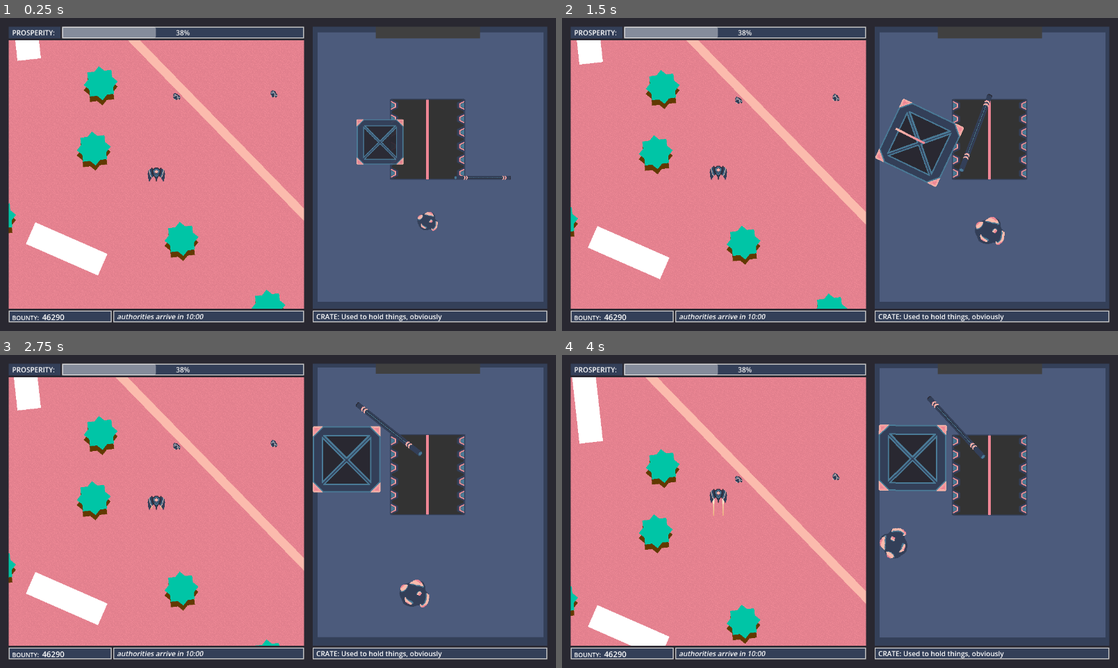
Above: before the commit, frames 1-4 (two rows, left to right).
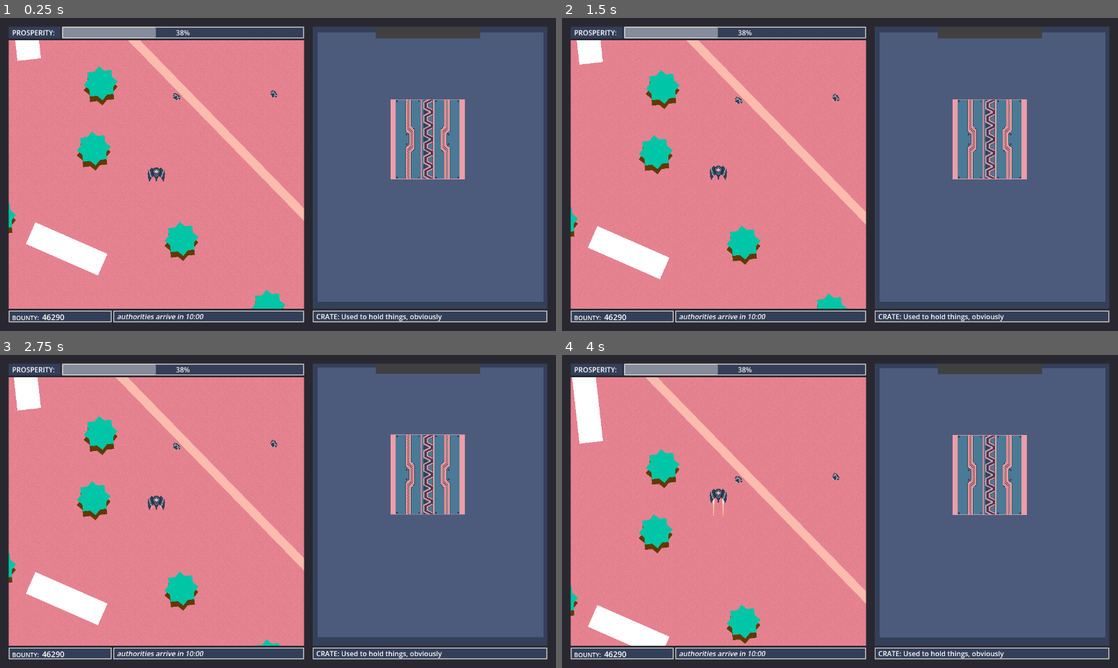
Above: after the commit, the same moments.

Repository: AstralStew/ProjectThornbury
Game: Godot game, scene res://Scenes/level.tscn
The game is run twice, just before and just after one commit, with the same random seed, the same clock (stepped at 60 frames per second) and the same inputs.
Inputs (mouse positions are in pixels of both pictures, inside the frame that each line leads up to):
- Up to frame 1 (0.25 s): no input
- Up to frame 2 (1.5 s): drag from (995, 168) to (834, 93) at 0.52 s; drag from (923, 143) to (834, 96) at 1.27 s
- Up to frame 3 (2.75 s): move the mouse to (400, 445) at 2.02 s; hold D (MoveRight) from 2.03 s (still down); hold Shift (Boost) from 2.03 s (still down); click (400, 445) at 2.17 s
- Up to frame 4 (4 s): release D (MoveRight) at 2.75 s; release Shift (Boost) at 2.75 s; drag from (973, 596) to (739, 445) at 2.77 s; move the mouse to (1006, 558) at 3.52 s; hold A (MoveLeft) from 3.53 s (still down); hold Shift (Boost) from 3.53 s (still down); click (1006, 558) at 3.67 s

The runs differ from the first frame. In frame 1, 4.3% of the frame differs, in the area x 64-92%, y 25-68%; in frame 2, 6.0%; in frame 3, 6.2%; in frame 4, 6.3%, in the area x 56-84%, y 13-66%.

Commit message:
Ship decoupled from other scripts
Btw Chute is broken in this  version

Diff:
--- a/Scenes/InventoryPrefabs/inventory.tscn
+++ b/Scenes/InventoryPrefabs/inventory.tscn
@@ -8,6 +8,7 @@
 [ext_resource type="PackedScene" uid="uid://be2frk3ryyebk" path="res://Scenes/InventoryPrefabs/item_pipe.tscn" id="4_aco8w"]
 [ext_resource type="Script" uid="uid://dw1ch6u6ctwe8" path="res://Scripts/damage_texture.gd" id="5_aco8w"]
 [ext_resource type="Texture2D" uid="uid://c8uceqq350won" path="res://Assets/Images/Hanger/HangerDoor_Frame.png" id="7_toeaj"]
+[ext_resource type="Texture2D" uid="uid://056n6uoorop6" path="res://Assets/Images/Hanger/HangerDoor.png" id="7_v7qpt"]
 [ext_resource type="Script" uid="uid://ba0ppdfg70y3g" path="res://Scripts/HangerCamera.gd" id="10_v7qpt"]
 
 [sub_resource type="Gradient" id="Gradient_v7qpt"]
@@ -105,7 +106,7 @@
 z_index = -1
 position = Vector2(265, 0)
 
-[node name="Background2" type="ColorRect" parent="SubViewportContainer/SubViewport/BackgroundElements" unique_id=2010464744]
+[node name="BackgroundWall" type="ColorRect" parent="SubViewportContainer/SubViewport/BackgroundElements" unique_id=2010464744]
 anchors_preset = 15
 anchor_right = 1.0
 anchor_bottom = 1.0
@@ -118,7 +119,7 @@
 mouse_filter = 2
 color = Color(0.20483068, 0.25032598, 0.3507662, 1)
 
-[node name="Background" type="ColorRect" parent="SubViewportContainer/SubViewport/BackgroundElements" unique_id=676433382]
+[node name="BackgroundFloor1" type="ColorRect" parent="SubViewportContainer/SubViewport/BackgroundElements" unique_id=676433382]
 anchors_preset = 15
 anchor_right = 1.0
 anchor_bottom = 1.0
@@ -131,7 +132,33 @@
 mouse_filter = 2
 color = Color(0.2969033, 0.3585674, 0.48664355, 1)
 
-[node name="Background3" type="ColorRect" parent="SubViewportContainer/SubViewport/BackgroundElements" unique_id=969965782]
+[node name="BackgroundFloorL" type="ColorRect" parent="SubViewportContainer/SubViewport/BackgroundElements" unique_id=972572487]
+anchors_preset = 15
+anchor_right = 1.0
+anchor_bottom = 1.0
+offset_left = -254.0
+offset_top = 163.0
+offset_right = -86.685
+offset_bottom = 348.0
+grow_horizontal = 2
+grow_vertical = 2
+mouse_filter = 2
+color = Color(0.2969033, 0.3585674, 0.48664355, 1)
+
+[node name="BackgroundFloorR" type="ColorRect" parent="SubViewportContainer/SubViewport/BackgroundElements" unique_id=812382015]
+anchors_preset = 15
+anchor_right = 1.0
+anchor_bottom = 1.0
+offset_left = 85.0
+offset_top = 163.0
+offset_right = 252.315
+offset_bottom = 348.0
+grow_horizontal = 2
+grow_vertical = 2
+mouse_filter = 2
+color = Color(0.2969033, 0.3585674, 0.48664355, 1)
+
+[node name="BackgroundDoor" type="ColorRect" parent="SubViewportContainer/SubViewport/BackgroundElements" unique_id=969965782]
 anchors_preset = 15
 anchor_right = 1.0
 anchor_bottom = 1.0
@@ -162,7 +189,7 @@
 
 [node name="Chute" type="Area2D" parent="SubViewportContainer/SubViewport/BackgroundElements" unique_id=1174495063]
 position = Vector2(0, 180)
-rotation = 4.712389
+rotation = -1.5707964
 collision_layer = 1024
 collision_mask = 256
 monitorable = false
@@ -173,11 +200,64 @@
 position = Vector2(-74.99999, -0.49999237)
 shape = SubResource("RectangleShape2D_0n8tc")
 
+[node name="Outside" type="ColorRect" parent="SubViewportContainer/SubViewport/BackgroundElements/Chute" unique_id=2032913877]
+show_behind_parent = true
+anchors_preset = 15
+anchor_right = 1.0
+anchor_bottom = 1.0
+offset_left = -167.0
+offset_top = -86.0
+offset_right = 16.882767
+offset_bottom = 85.242676
+grow_horizontal = 2
+grow_vertical = 2
+pivot_offset_ratio = Vector2(0.5, 0.5)
+mouse_filter = 2
+color = Color(0.93, 0.6138, 0.66122985, 1)
+
+[node name="HangerDoorLeft" type="Sprite2D" parent="SubViewportContainer/SubViewport/BackgroundElements/Chute" unique_id=870151413]
+texture_filter = 1
+position = Vector2(-75, -33)
+texture = ExtResource("7_v7qpt")
+region_enabled = true
+region_rect = Rect2(4, 95, 182, 83)
+
+[node name="HangerDoorRight" type="Sprite2D" parent="SubViewportContainer/SubViewport/BackgroundElements/Chute" unique_id=1064261200]
+texture_filter = 1
+position = Vector2(-75, 33)
+texture = ExtResource("7_v7qpt")
+region_enabled = true
+region_rect = Rect2(4, 12, 182, 81)
+
 [node name="HangerDoorFrame" type="Sprite2D" parent="SubViewportContainer/SubViewport/BackgroundElements/Chute" unique_id=1122355408]
+visible = false
 position = Vector2(-75.00001, -43.999992)
 texture = ExtResource("7_toeaj")
 
-[node name="Outside" type="ColorRect" parent="SubViewportContainer/SubViewport/BackgroundElements/Chute/HangerDoorFrame" unique_id=2032913877]
+[node name="Chute" type="ColorRect" parent="SubViewportContainer/SubViewport/BackgroundElements/Chute/HangerDoorFrame" unique_id=1497257672]
+show_behind_parent = true
+anchors_preset = 12
+anchor_top = 1.0
+anchor_right = 1.0
+anchor_bottom = 1.0
+offset_left = -92.00001
+offset_top = -219.0
+offset_right = -98.00001
+offset_bottom = -133.0
+grow_horizontal = 2
+grow_vertical = 0
+rotation = -3.1415927
+pivot_offset_ratio = Vector2(0.5, 1)
+mouse_filter = 2
+color = Color(0.2, 0.2, 0.2, 1)
+
+[node name="HangerDoorFrame2" type="Sprite2D" parent="SubViewportContainer/SubViewport/BackgroundElements/Chute" unique_id=984879146]
+visible = false
+position = Vector2(-75, 43.000008)
+rotation = -3.1415927
+texture = ExtResource("7_toeaj")
+
+[node name="Outside" type="ColorRect" parent="SubViewportContainer/SubViewport/BackgroundElements/Chute/HangerDoorFrame2" unique_id=1306531787]
 show_behind_parent = true
 anchors_preset = 15
 anchor_right = 1.0
@@ -192,43 +272,6 @@
 mouse_filter = 2
 color = Color(0.93333334, 0.5254902, 0.58431375, 1)
 
-[node name="Chute" type="ColorRect" parent="SubViewportContainer/SubViewport/BackgroundElements/Chute/HangerDoorFrame" unique_id=1497257672]
-show_behind_parent = true
-anchors_preset = 12
-anchor_top = 1.0
-anchor_right = 1.0
-anchor_bottom = 1.0
-offset_left = -92.00001
-offset_top = -219.0
-offset_right = -98.00001
-offset_bottom = -133.0
-grow_horizontal = 2
-grow_vertical = 0
-rotation = -3.1415927
-pivot_offset_ratio = Vector2(0.5, 1)
-mouse_filter = 2
-color = Color(0.2, 0.2, 0.2, 1)
-
-[node name="HangerDoorFrame2" type="Sprite2D" parent="SubViewportContainer/SubViewport/BackgroundElements/Chute" unique_id=984879146]
-position = Vector2(-75, 43.000008)
-rotation = -3.1415927
-texture = ExtResource("7_toeaj")
-
-[node name="Outside" type="ColorRect" parent="SubViewportContainer/SubViewport/BackgroundElements/Chute/HangerDoorFrame2" unique_id=1306531787]
-show_behind_parent = true
-anchors_preset = 15
-anchor_right = 1.0
-anchor_bottom = 1.0
-offset_left = -92.0
-offset_top = -42.0
-offset_right = -98.0
-offset_bottom = -48.0
-grow_horizontal = 2
-grow_vertical = 2
-pivot_offset_ratio = Vector2(0.5, 0.5)
-mouse_filter = 2
-color = Color(0.93333334, 0.5254902, 0.58431375, 1)
-
 [node name="Chute" type="ColorRect" parent="SubViewportContainer/SubViewport/BackgroundElements/Chute/HangerDoorFrame2" unique_id=1465275264]
 show_behind_parent = true
 anchors_preset = 12
@@ -247,6 +290,7 @@
 color = Color(0.2, 0.2, 0.2, 1)
 
 [node name="Outside2" type="ColorRect" parent="SubViewportContainer/SubViewport/BackgroundElements/Chute" unique_id=21236288]
+visible = false
 anchors_preset = 15
 anchor_right = 1.0
 anchor_bottom = 1.0
@@ -296,6 +340,7 @@
 shape = SubResource("WorldBoundaryShape2D_51e2h")
 
 [node name="BootArea" type="Area2D" parent="SubViewportContainer/SubViewport" unique_id=1927072519]
+visible = false
 position = Vector2(270, 340)
 collision_layer = 524288
 collision_mask = 256
@@ -315,6 +360,7 @@
 shape = SubResource("RectangleShape2D_tumq0")
 
 [node name="ItemHolder" type="Node2D" parent="SubViewportContainer/SubViewport" unique_id=1815584380]
+visible = false
 
 [node name="ItemCrate" parent="SubViewportContainer/SubViewport/ItemHolder" unique_id=1291223074 instance=ExtResource("3_03ybr")]
 position = Vector2(155, 260)
@@ -329,6 +375,7 @@
 finished_spawning = true
 
 [node name="Camera2D" type="Camera2D" parent="SubViewportContainer/SubViewport" unique_id=1942357245]
+visible = false
 position = Vector2(270, 320)
 ignore_rotation = false
 limit_enabled = false
@@ -348,8 +395,5 @@
 texture = SubResource("NoiseTexture2D_v7qpt")
 stretch_mode = 1
 
-[node name="Node2D" type="Node2D" parent="SubViewportContainer/SubViewport" unique_id=923990642]
-position = Vector2(263, 0)
-
 [connection signal="body_entered" from="SubViewportContainer/SubViewport/BackgroundElements/Chute" to="SubViewportContainer/SubViewport/BackgroundElements/Chute" method="_on_body_entered"]
 [connection signal="input_event" from="SubViewportContainer/SubViewport/BootArea" to="SubViewportContainer/SubViewport/BootArea" method="_on_input_event"]
--- a/Scripts/Chute.gd
+++ b/Scripts/Chute.gd
@@ -17,7 +17,7 @@
 	#chute_gfx.color = Color(0.933, 0.525, 0.584)
 	if _tween: _tween.kill()
 	_tween = create_tween().set_ease(Tween.EASE_IN_OUT).set_trans(Tween.TRANS_QUAD).set_parallel()
-	_tween.tween_property(chute_gfx1,"scale",Vector2(1,0),0.25)
+	_tween.tween_property(chute_gfx1,"position",Vector2(1,0),0.25)
 	_tween.tween_property(chute_gfx2,"scale",Vector2(1,0),0.25)
 
 func close() -> void:
--- a/Scripts/Ship.gd
+++ b/Scripts/Ship.gd
@@ -2,26 +2,6 @@
 const DEBUG_NAME = "[b][Ship][/b] "
 static var instance : Ship = null
 
-#
-#@export var minimum_bounce_speed : float = 50
-#
-#@export_category("Turning Controls")
-#
-#@export var rotation_speed : float = 30.0
-#@export var rotation_change_rate : float = 50.0
-#@export var boost_rotation_change_rate : float = 100.0
-#@export var rotation_acceleration : float = 0.05
-#
-#@export_category("Speed Controls")
-#
-#@export var forward_change_rate : float = 100.0
-#@export var back_change_rate : float = 100.0
-#@export var neutral_change_rate : float = 30.0
-#@export var forward_speed : float = 100.0
-#@export var back_speed : float = 10.0
-#
-#@export var boost_speed : float = 200.0
-#@export var boost_change_rate : float = 100.0
 
 
 
@@ -64,10 +44,6 @@
 			1 if Input.is_action_pressed("MoveLeft") else -1 if Input.is_action_pressed("MoveRight") else 0,
 			1 if (Input.is_action_pressed("MoveUp")) else -1 if (Input.is_action_pressed("MoveDown")) else 0,
 		)
-		#return Vector2(
-			#speed.x / left_speed if speed.x < 0 else speed.x / right_speed,
-			#speed.y / back_speed if speed.y < 0 else speed.y / forward_speed
-		#)
 
 var trails : Array[ShipTrail] = []
 
@@ -95,15 +71,10 @@
 		speed.x = 0
 		speed.y = speed.y * 0.69
 
-		#rotation = lerp_angle(rotation, collision.get + GLOBALS.random_rotation(15), rotation_acc)
-		#look_at(velocity)
 		rotation = collision.get_normal().angle() + deg_to_rad(90) + GLOBALS.random_rotation(30)
 		take_damage()
-		#if collision.get_collider().has_method("hit"):
-			#collision.get_collider().hit()
 
 
-	#move_and_slide()
 
 func take_damage() -> void:
 	print_rich(DEBUG_NAME,"TakeDamage > Reducing health and losing control!")
@@ -121,9 +92,8 @@
 	_tween.tween_property(self,"rotation",rotation + GLOBALS.random_rotation(50),0.25)
 	_tween.tween_property($ShipsSheet,"rotation_degrees",$ShipsSheet.rotation_degrees+360,0.25)
 
-	#await get_tree().physics_frame
-	UIManager.instance.jolt()
-	Boot.instance.jolt()
+	if UIManager.instance != null: UIManager.instance.jolt()
+	if Boot.instance != null: Boot.instance.jolt()
 
 	await get_tree().create_timer(0.25).timeout
 	$ShipsSheet.rotation_degrees = 180
@@ -154,27 +124,3 @@
 			_new_speed = move_toward(speed.y,-GLOBALS.SHIP_BACK_SPEED, GLOBALS.SHIP_NEUTRAL_CHANGE_RATE * delta)
 
 	speed = Vector2(_target_rotation,_new_speed)
-
-	#speed = Vector2(0,_new_speed)
-
-#
-#func td_input() -> void:
-	#var _new_x_speed : float
-	#var _new_y_speed : float
-	#
-	#if Input.is_action_pressed("MoveLeft"):
-		#_new_x_speed = move_toward(speed.x,-left_speed, change_rate)
-	#elif Input.is_action_pressed("MoveRight"):
-		#_new_x_speed = move_toward(speed.x,right_speed, change_rate)
-	#else:
-		#_new_x_speed = move_toward(speed.x,0, change_rate * 2)
-	#
-	#if Input.is_action_pressed("MoveUp"):
-		#_new_y_speed = move_toward(speed.y, back_speed, change_rate)
-	#elif Input.is_action_pressed("MoveDown"):
-		#_new_y_speed = move_toward(speed.y, -forward_speed, change_rate)
-	#else:
-		#_new_y_speed = move_toward(speed.y,0, change_rate * 2)
-	#
-	#speed = Vector2(_new_x_speed,_new_y_speed)
-	#
